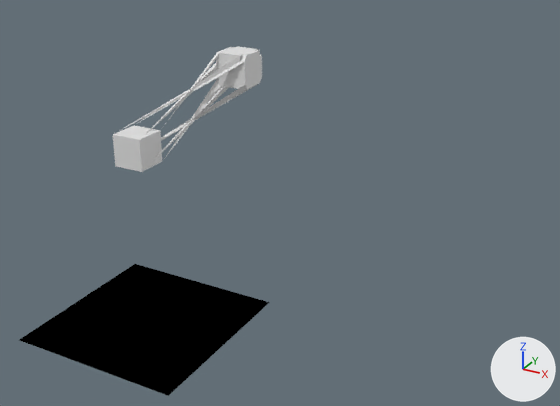
A saved change to the Blender file unreal_vat_bridge/assets/vat_nodes.blend.
Rendered twice from a camera (50 mm lens) standing at (4.93, -5.89, 4.76) and looking at (-0.24, 3.51, 0.05). The axes (+X, +Y, +Z) are drawn at lower right. The lights are the same throughout. The older version comes first.
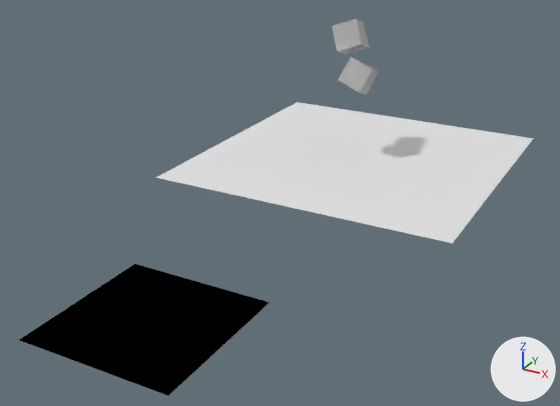
Boxes (x1, y1, x2, y2) around the edits, measured in the pictures (560 x 406 px):
'Plane', added: after (156, 102, 533, 243)
'Cube', reshaped, moved, turned: before (114, 46, 262, 172); after (338, 57, 379, 94)
'Cube.002', moved, turned (not visible afterwards): before (113, 125, 162, 172)
'Cube.001', added: after (332, 19, 369, 54)

The change, as a diff of the scene's bpy script:
```diff
--- a/unreal_vat_bridge/assets/vat_nodes.blend.py
+++ b/unreal_vat_bridge/assets/vat_nodes.blend.py
@@ me_cube_001 @@
 # used by ob_cube; location = (-1.48, 1.81, 1.25)
-me_cube_001.from_pydata(...)  # 294 vertices, 292 faces; spans x -0.223..1.223, y -0.223..1.223, z -0.223..1.223
+me_cube_001.from_pydata(...)  # 8 vertices, 6 faces; spans x -0.225..0.225, y -0.225..0.225, z -0.225..0.225
+# me_cube_001 part 1: 294 vertices removed from x -0.223..1.223, y -0.223..1.223, z -0.223..1.223; 8 vertices added at x -0.225..0.225, y -0.225..0.225, z -0.225..0.225, forming a box
@@ me_cube_001_1 @@
+me_cube_001_1.from_pydata(...)  # a box spanning x -0.225..0.225, y -0.225..0.225, z -0.225..0.225
@@ me_plane @@
+me_plane.from_pydata([(-2.6, -2.6, 0.0), (2.6, -2.6, 0.0), (-2.6, 2.6, 0.0), (2.6, 2.6, 0.0)], [], [(0, 1, 3, 2)])
@@ ob_cube @@
 ob_cube = bpy.data.objects.new('Cube', me_cube_001)
-ob_cube.location = (-1.48, 1.81, 1.25)
+ob_cube.location = (-0.27, 6.4, 1.35)
+ob_cube.rotation_euler = (-0.346, 0.385, -0.0413)  # degrees (-20, 22, -2.4)
@@ ob_cube_002 @@
 ob_cube_002 = bpy.data.objects.new('Cube.002', me_cube_005)
-ob_cube_002.location = (-1.48, 1.81, 1.25)
+ob_cube_002.location = (-0.27, 6.4, 1.35)
+ob_cube_002.rotation_euler = (-0.346, 0.385, -0.0413)  # degrees (-20, 22, -2.4)
@@ ob_cube_001 @@
+ob_cube_001 = bpy.data.objects.new('Cube.001', me_cube_001_1)
+ob_cube_001.location = (-0.53, 6.58, 1.97)
+ob_cube_001.rotation_euler = (-0.339, -0.334, 0.208)  # degrees (-19, -19, 12)
@@ ob_plane @@
+ob_plane = bpy.data.objects.new('Plane', me_plane)
+ob_plane.location = (-0.27, 6.49, -0.17)
```
